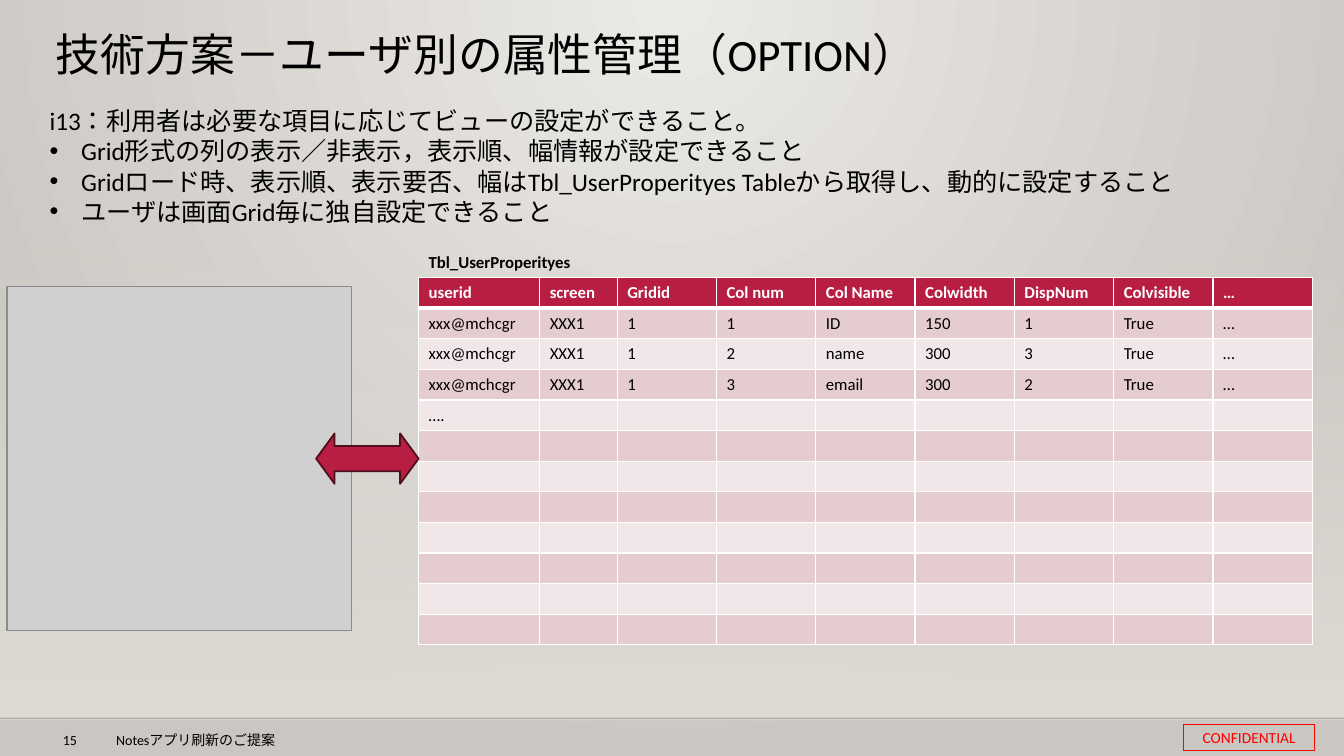
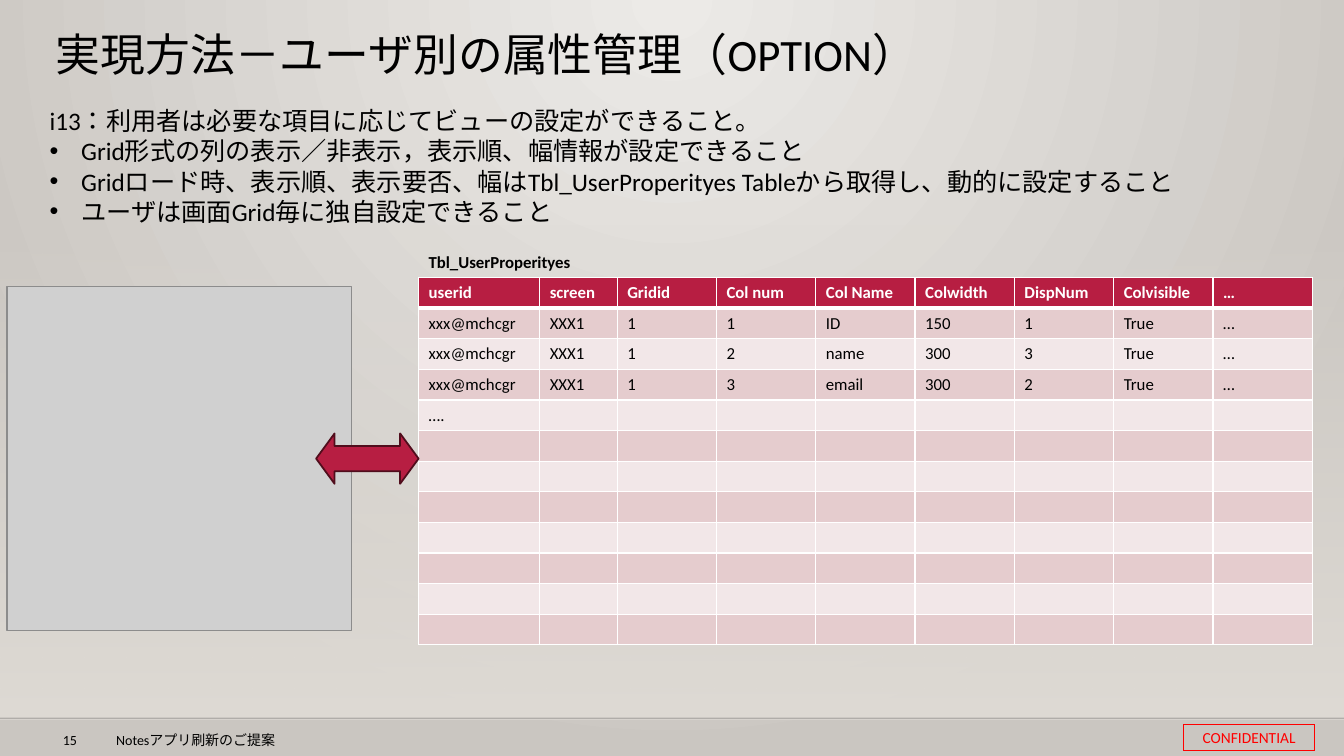
Before and after one commit to 0494938/Notes--CMS-Online, a slide deck: slide 15 of Notesアプリ刷新プロジェクト提案見積もり.pptx. Drawn at 1344x756 pixels with LibreOffice and Linux fonts; fonts in the diff are those of the drawing; grey boxes stand for pictures; background and template pictures are left out. Boxes give left, top, right and bottom in pixels: in the first picture for what was removed or moved away, otherwise in the second. Text is boxed around its words. In the diff, an @@ line names an element or a change of style, - is before the commit and + after.

```diff
--- a/Notesアプリ刷新プロジェクト提案見積もり.pptx
+++ b/Notesアプリ刷新プロジェクト提案見積もり.pptx
@@ title at bbox=[56, 33, 917, 75]: text changed @@
-技術方案－ユーザ別の属性管理（OPTION）
+実現方法－ユーザ別の属性管理（OPTION）
```
Also in this commit, not shown: 17 other slides changed, 1 other file.
